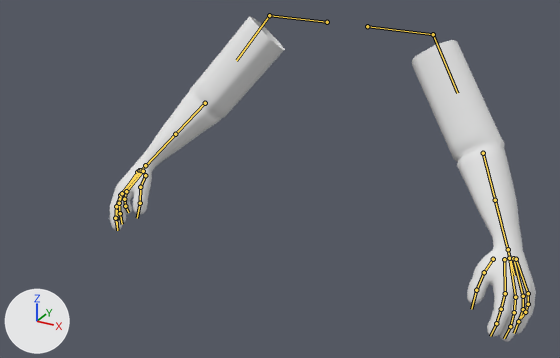
The FBX model Character.fbx as it was, and as the next commit left it.
Both versions are drawn from a camera (50 mm lens) standing at (0.761, -1.675, 0.458) and looking at (-0.022, -0.251, -0.254). Every picture has the same lights, and +X, +Y and +Z are marked at lower left. The bones that bend it are drawn over the model as lines.

The first picture shows 'Manny'.
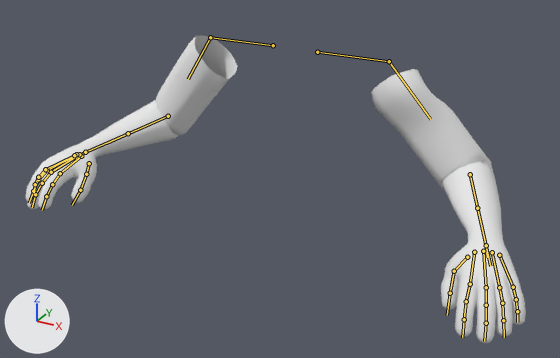
The newer file adds an action. The first version stands in its rest pose; the second is drawn at frame 1 of the action 'root|TestPunch'.

Where the change shows, as pixel boxes [x1, y1, x2, y2] in the pictures (560 x 358 px):
'Manny', posed (18% wider)
    before: [110, 16, 536, 341]
    after: [25, 35, 526, 343]
bone 'shoulder.r', root to tip
    before: (327, 22) to (269, 15)
    after: (273, 45) to (210, 37)
bone 'arm_stretch.r', root to tip
    before: (269, 15) to (236, 60)
    after: (210, 37) to (188, 79)
bone 'arm_twist.r', root to tip
    before: (269, 15) to (236, 60)
    after: (210, 37) to (188, 79)
bone 'forearm_stretch.r', root to tip
    before: (205, 103) to (160, 150)
    after: (168, 116) to (107, 143)
bone 'forearm_twist.r', root to tip
    before: (175, 134) to (131, 181)
    after: (128, 133) to (63, 162)
bone 'hand.r', root to tip
    before: (145, 165) to (138, 174)
    after: (85, 152) to (75, 158)
bone 'shoulder.l', root to tip
    before: (367, 26) to (433, 34)
    after: (317, 52) to (389, 61)
bone 'arm_stretch.l', root to tip
    before: (433, 34) to (457, 93)
    after: (389, 61) to (430, 119)
bone 'arm_twist.l', root to tip
    before: (433, 34) to (457, 93)
    after: (389, 61) to (430, 119)
bone 'forearm_stretch.l', root to tip
    before: (483, 153) to (501, 224)
    after: (470, 174) to (481, 226)
bone 'forearm_twist.l', root to tip
    before: (495, 200) to (514, 275)
    after: (477, 208) to (490, 266)
bone 'hand.l', root to tip
    before: (508, 249) to (510, 263)
    after: (486, 245) to (487, 257)

The change in detail:
Bone 'shoulder.r' (bone_shoulder_r) moves from (0.0, 0.0, 0.0) to (-27.2, 0.0, -0.1).
Bone 'arm_stretch.r' (bone_arm_stretch_r) turns from (0, 0, 0) to (3, 11, -23) degrees about its own x, y and z.
Bone 'arm_twist.r' (bone_arm_twist_r) turns from (0, 0, 0) to (0, -16, 0) degrees about its own x, y and z.
Bone 'forearm_stretch.r' (bone_forearm_stretch_r) turns from (0, 0, 0) to (0, 0, 55) degrees about its own x, y and z.
Bone 'forearm_twist.r' (bone_forearm_twist_r) turns from (0, 0, 0) to (0, -27, 0) degrees about its own x, y and z.
Bone 'hand.r' (bone_hand_r) turns from (0, 0, 0) to (-5, -27, 10) degrees about its own x, y and z.
Bone 'shoulder.l' (bone_shoulder_l) moves from (0.0, 0.0, 0.0) to (27.2, 0.0, -0.1).
Bone 'arm_stretch.l' (bone_arm_stretch_l) turns from (0, 0, 0) to (3, -11, 23) degrees about its own x, y and z.
Bone 'arm_twist.l' (bone_arm_twist_l) turns from (0, 0, 0) to (0, 16, 0) degrees about its own x, y and z.
Bone 'forearm_stretch.l' (bone_forearm_stretch_l) turns from (0, 0, 0) to (0, 0, -55) degrees about its own x, y and z.
Bone 'forearm_twist.l' (bone_forearm_twist_l) turns from (0, 0, 0) to (0, 33, 0) degrees about its own x, y and z.
Bone 'hand.l' (bone_hand_l) turns from (0, 0, 0) to (-5, 33, 1) degrees about its own x, y and z.
